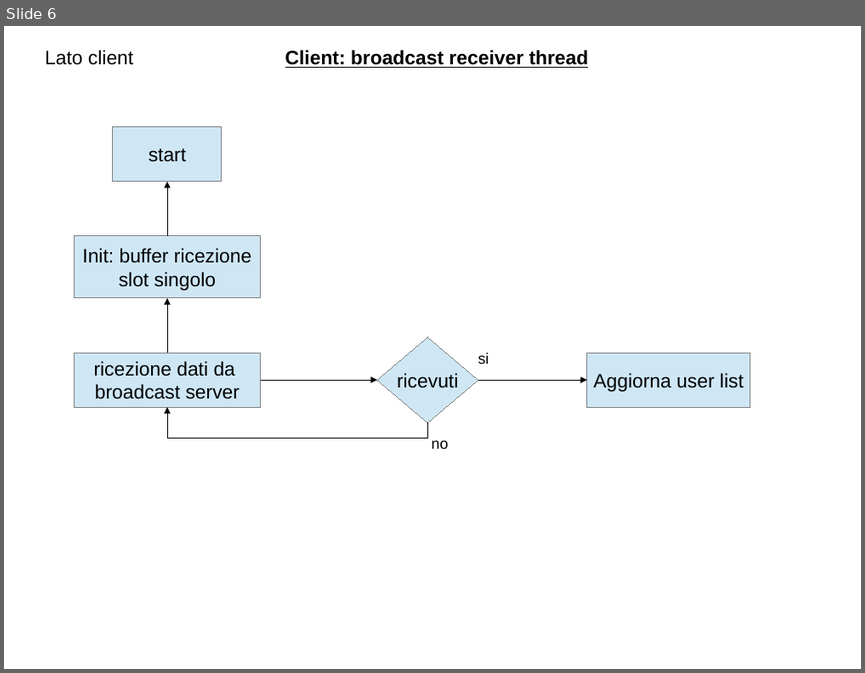
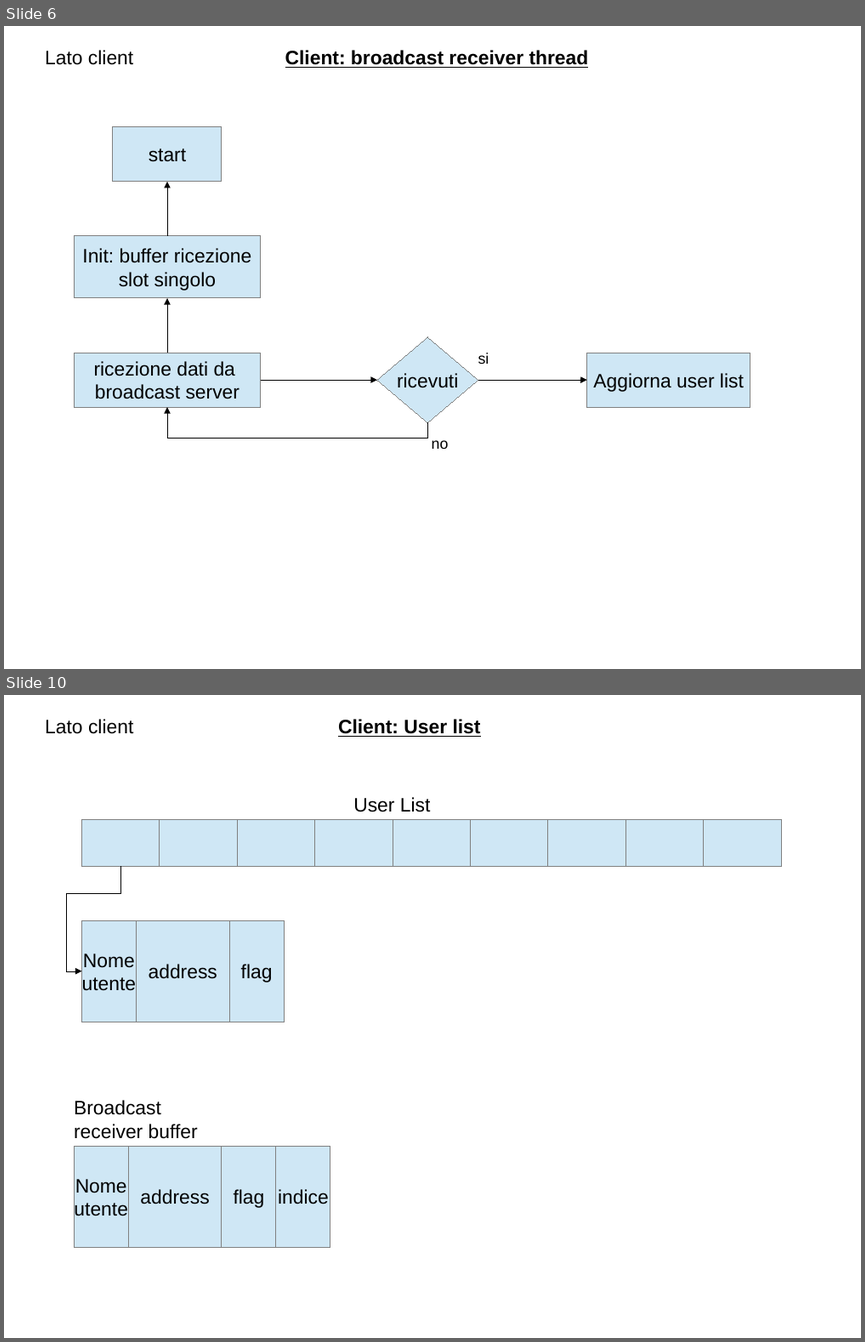
Before and after one commit to polyc/talk-service, a slide deck: SO_projectDiagram.odp. Shown one above the other, each under a label of ours: slide 6 before the commit, slides 6 and 10 after it; the slides between them are not shown. The pictures are 865x673 and 865x1342 pixels, drawn with LibreOffice and Linux fonts; fonts in the diff are those of the drawing. Boxes give left, top, right and bottom in pixels: in the first picture for what was removed or moved away, otherwise in the second. Text is boxed around its words. In the diff, an @@ line names an element or a change of style, - is before the commit and + after.

Commit message:
modifiche ultime parte client

```diff
--- a/SO_projectDiagram.odp
+++ b/SO_projectDiagram.odp
@@ slide 10 added at <box>4,695,861,1338</box>, background #FFFFFF @@
@@ text added at <box>45,719,133,734</box>, 18 pt, text #000000 @@
+Lato client
@@ text added at <box>338,719,481,737</box>, 18 pt, text #000000, bold, underline @@
+Client: User list
@@ rectangle added at <box>81,819,160,866</box>, fill #CFE7F5, outline #808080 0 pt @@
@@ rectangle added at <box>160,819,237,866</box>, fill #CFE7F5, outline #808080 0 pt @@
@@ rectangle added at <box>237,819,315,866</box>, fill #CFE7F5, outline #808080 0 pt @@
@@ rectangle added at <box>315,819,392,866</box>, fill #CFE7F5, outline #808080 0 pt @@
@@ text added at <box>353,797,431,812</box>, 18 pt, text #000000 @@
+User List
@@ rectangle added at <box>392,819,471,866</box>, fill #CFE7F5, outline #808080 0 pt @@
@@ rectangle added at <box>471,819,548,866</box>, fill #CFE7F5, outline #808080 0 pt @@
@@ rectangle added at <box>548,819,626,866</box>, fill #CFE7F5, outline #808080 0 pt @@
@@ rectangle added at <box>626,819,704,866</box>, fill #CFE7F5, outline #808080 0 pt @@
@@ rectangle added at <box>704,819,782,866</box>, fill #CFE7F5, outline #808080 0 pt @@
@@ elbow arrow added from (120, 866) to (81, 971), #000000 0 pt @@
@@ rectangle added at <box>81,920,136,1021</box>, fill #CFE7F5, outline #808080 0 pt, 18 pt, text #000000 @@
+Nome
+utente
@@ rectangle added at <box>136,920,229,1021</box>, fill #CFE7F5, outline #808080 0 pt, 18 pt, text #000000 @@
+address
@@ rectangle added at <box>229,920,284,1021</box>, fill #CFE7F5, outline #808080 0 pt, 18 pt, text #000000 @@
+flag
@@ text added at <box>74,1100,198,1139</box>, 18 pt, text #000000 @@
+Broadcast receiver buffer
@@ rectangle added at <box>74,1146,128,1247</box>, fill #CFE7F5, outline #808080 0 pt, 18 pt, text #000000 @@
+Nome
+utente
@@ rectangle added at <box>128,1146,222,1247</box>, fill #CFE7F5, outline #808080 0 pt, 18 pt, text #000000 @@
+address
@@ rectangle added at <box>222,1146,276,1247</box>, fill #CFE7F5, outline #808080 0 pt, 18 pt, text #000000 @@
+flag
@@ rectangle added at <box>276,1146,330,1247</box>, fill #CFE7F5, outline #808080 0 pt, 18 pt, text #000000 @@
+indice
```
Also in this commit, not shown: 4 slides changed, 1 other slide added.
